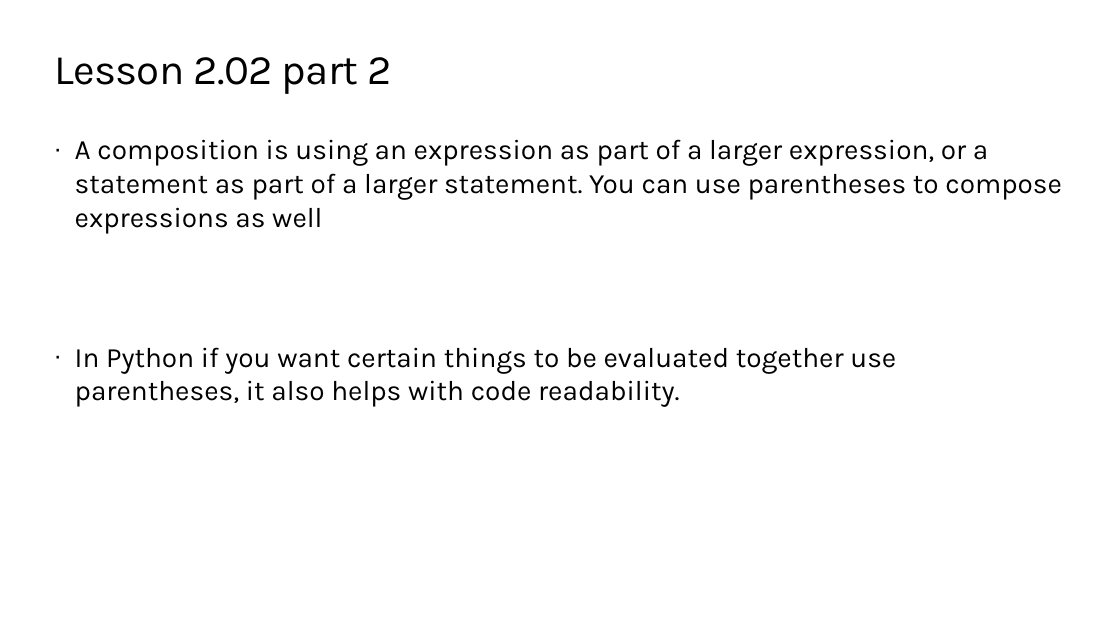
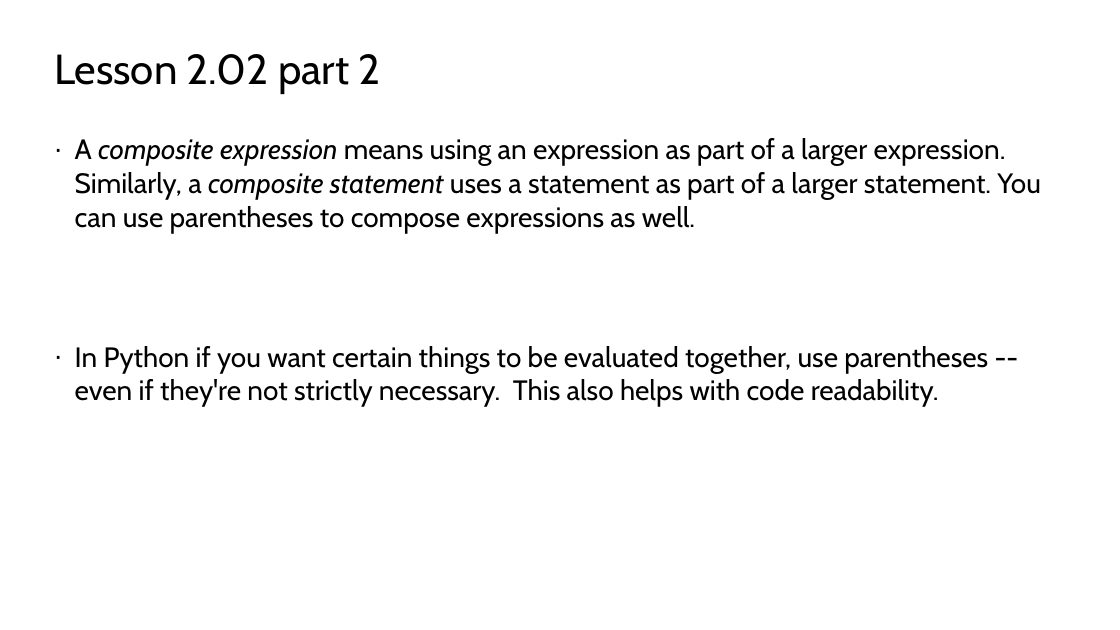
Before and after one commit to TEALSK12/2nd-semester-introduction-to-computer-science, a slide deck: slide 9 of units/2_unit/slidedecks/Intro Python 2.02 TEALS.pptx. Drawn at 1120x630 pixels with LibreOffice and Linux fonts; fonts in the diff are those of the drawing; background and template pictures are left out. Boxes give left, top, right and bottom in pixels: in the first picture for what was removed or moved away, otherwise in the second. Text is boxed around its words. In the diff, an @@ line names an element or a change of style, - is before the commit and + after.

```diff
--- a/units/2_unit/slidedecks/Intro Python 2.02 TEALS.pptx
+++ b/units/2_unit/slidedecks/Intro Python 2.02 TEALS.pptx
@@ title "Lesson 2.02 part 2" at <box>54,54,381,93</box>: font Karla to Cabin, letter spacing -0.5 to 0 pt @@
@@ text at <box>75,138,1041,407</box>: text changed; font Karla to Cabin @@
-· A composition is using an expression as part of a larger expression, or a statement as part of a larger statement. You can use parentheses to compose expressions as well
-· In Python if you want certain things to be evaluated together use parentheses, it also helps with code readability.
+· A composite expression means using an expression as part of a larger expression. Similarly, a composite statement uses a statement as part of a larger statement. You can use parentheses to compose expressions as well.
+· In Python if you want certain things to be evaluated together, use parentheses -- even if they're not strictly necessary. This also helps with code readability.
```
Also in this commit, not shown: 13 other slides changed, 6 other files.
